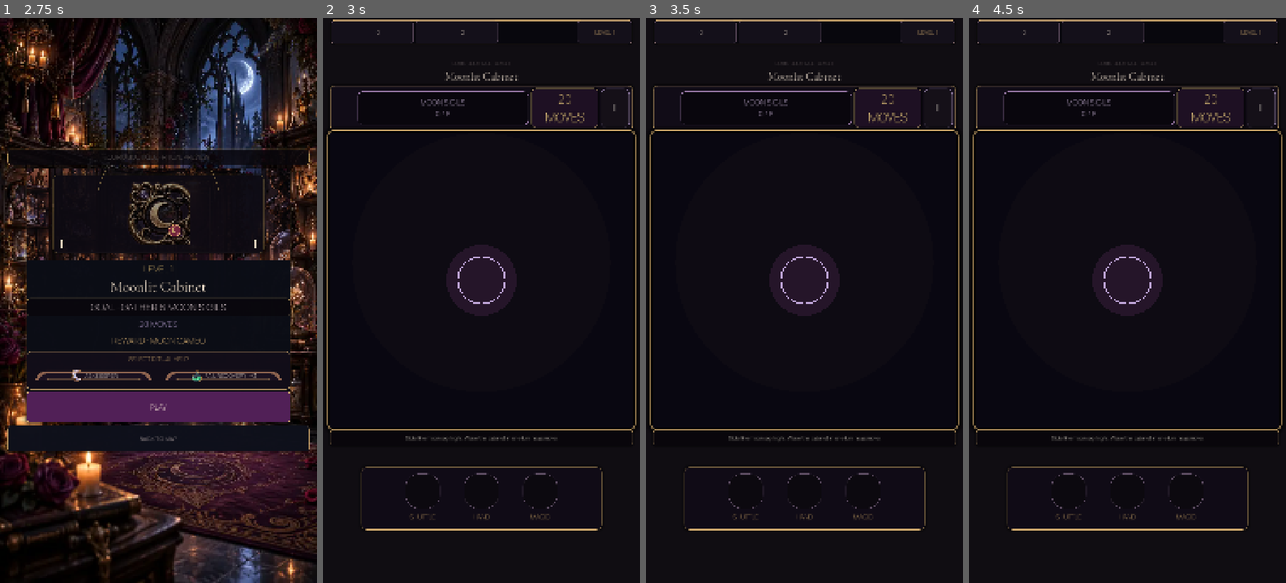
Above: before the commit, frames 1-4 (left to right).
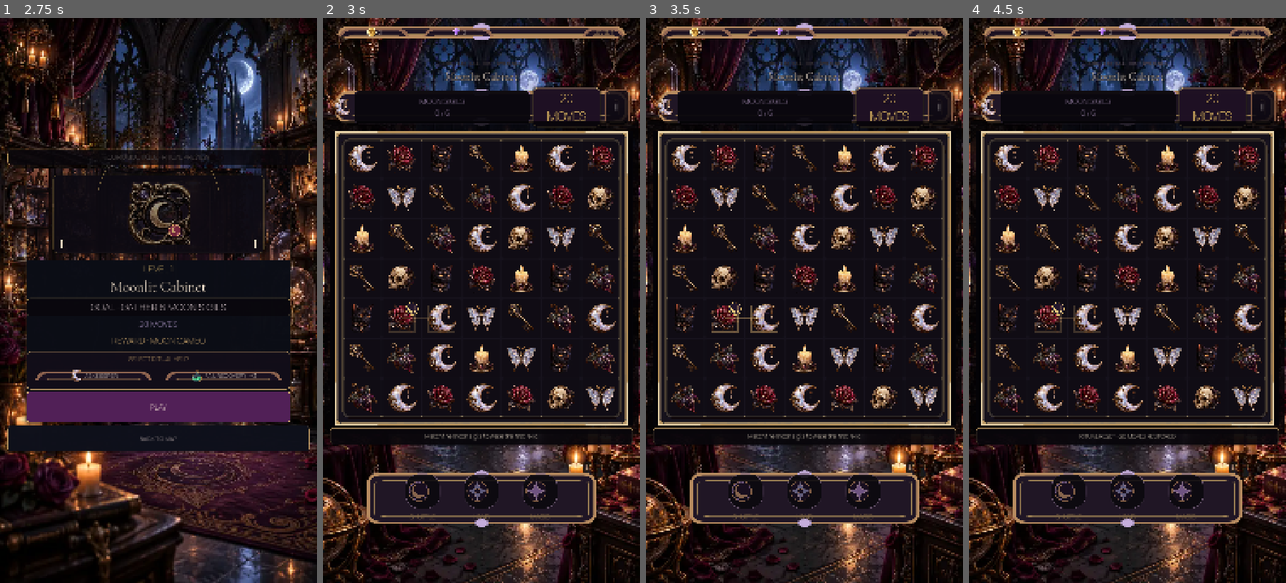
Above: after the commit, the same moments.

Repository: Jay-prodesign/akilta-match3
Game: Godot game, scene res://src/app/app_bootstrap.tscn
Same seed, same stepped clock (60 frames per second), same inputs: the game is played once before the commit and once after it.
Inputs (mouse positions are in pixels of both pictures, inside the frame that each line leads up to):
- Up to frame 1 (2.75 s): click "ENTER THE HOUSE" at 0.5 s; click "PLAY LEVEL 1" at 1.25 s; click "1" at 2 s
- Up to frame 2 (3 s): click "PLAY" at 2.75 s
- Up to frame 3 (3.5 s): no input
- Up to frame 4 (4.5 s): click "Ⅱ" at 3.5 s; click (1127, 311) at 4.25 s, where only the run after the commit has a clickable "RESTART LEVEL"

Frame 1 is identical in both runs. In frame 2, 32% of the frame differs, in the area x 0-100%, y 0-100%; in frame 3, 32%; in frame 4, 32%.
Error before the commit: Parse Error: Cannot infer the type of "utilities_separated" variable because the value doesn't have a set type. (res://src/ui/gameplay/gameplay_screen.gd:1042)

Commit message:
Make gameplay parity contract types explicit

Diff:
--- a/src/ui/gameplay/gameplay_screen.gd
+++ b/src/ui/gameplay/gameplay_screen.gd
@@ -1033,23 +1033,23 @@
 	var hand_label := $BoosterTray/BoosterActions/SealedSlotB/Label as Label
 	var magic_label := $BoosterTray/BoosterActions/SealedSlotC/Label as Label
 	var board_contract: Dictionary = board_view.frame_contract() if board_view != null and board_view.has_method("frame_contract") else {}
-	var canonical_booster_names := (
+	var canonical_booster_names: bool = (
 		shuffle_label.text == "SHUFFLE"
 		and hand_label.text == "HAND"
 		and magic_label.text == "MAGIC"
 	)
-	var utilities_separated := (
+	var utilities_separated: bool = (
 		not $BoosterTray/BoosterActions/HintSlot.visible
 		and not $BoosterTray/BoosterActions/SettingsSlot.visible
 	)
-	var hierarchy_locked := (
+	var hierarchy_locked: bool = (
 		title_label.get_theme_font_size("font_size") >= 36
 		and objective_icon.custom_minimum_size.x >= 64.0
 		and objective_label.get_theme_font_size("font_size") >= 26
 		and moves_label.get_theme_font_size("font_size") >= 36
 		and ($Layout/HUDPlate as PanelContainer).custom_minimum_size.y >= 136.0
 	)
-	var booster_family_locked := (
+	var booster_family_locked: bool = (
 		$BoosterTray/BoosterActions/SealedSlotA.visible
 		and $BoosterTray/BoosterActions/SealedSlotB.visible
 		and $BoosterTray/BoosterActions/SealedSlotC.visible
@@ -1058,14 +1058,14 @@
 			func(button): return button.disabled and button.custom_minimum_size.y >= 112.0 and button.icon != null
 		)
 	)
-	var composition_locked := (
+	var composition_locked: bool = (
 		_booster_tray != null
 		and is_equal_approx(_booster_tray.anchor_top, 0.795)
 		and (_booster_tray.offset_bottom - _booster_tray.offset_top) >= 200.0
 		and hint_label != null
 		and _booster_tray.global_position.y >= hint_label.global_position.y + hint_label.size.y + 20.0
 	)
-	var board_locked := (
+	var board_locked: bool = (
 		bool(board_contract.get("asset_loaded", false))
 		and bool(board_contract.get("nine_slice_frame", false))
 		and float(board_contract.get("frame_padding", 0.0)) >= 24.0
